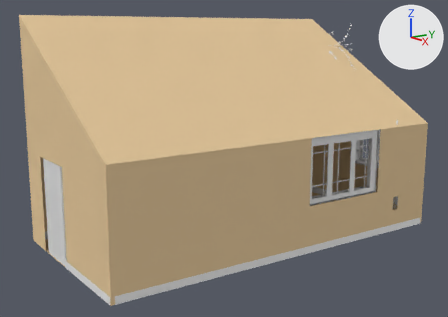
A saved change to the Blender file room.blend.
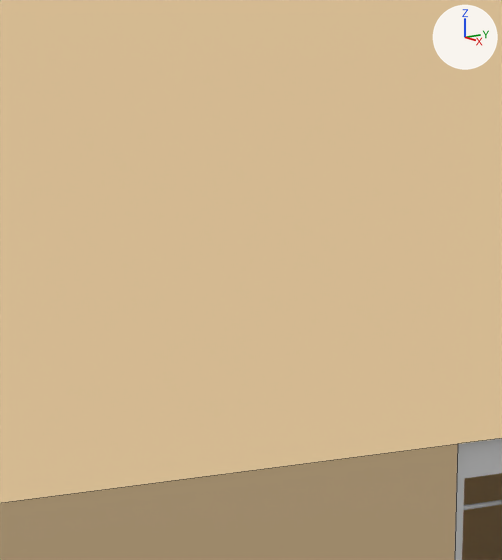
The first picture shows the older version from a camera (50 mm lens) standing at (13.76, -9.94, 5.6) and looking at (-1.77, 0.81, 1.73). The close-ups show both versions on the part from 45% to 72% of the width and 10% to 52% of the height of that picture; other places that the commit changed are outside them. The axes (+X, +Y, +Z) are drawn at upper right. The lights are the same throughout. The close-ups show mesh edges as thin lines.

Objects in the first close-up: 'Room', 'Window'.
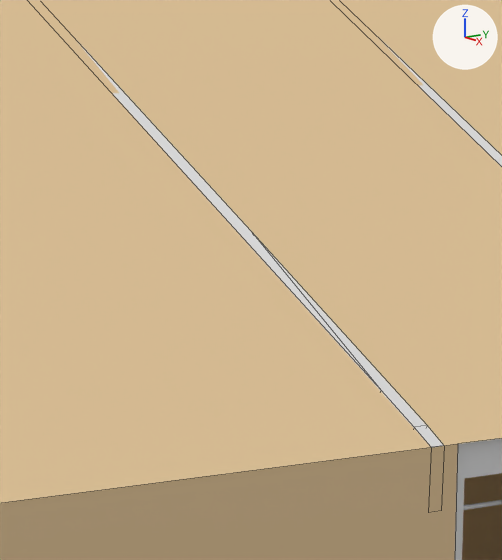
Location of each change, [x1, y1, x2, y2] in pixels of the close-ups (502 x 560 px):
'Beam.001', added: after [76, 40, 444, 447]
'Beam.000', added: after [376, 35, 502, 167]

The change, as a list of edits to the scene's bpy script:
```text
Add me_cube_007_1:
    me_cube_007_1.from_pydata(...)  # 26 vertices, 19 faces; spans x -1.01..1.0, y -1.0..1.05, z -1.0..1.0
Add ob_beam_001:
    ob_beam_001 = bpy.data.objects.new('Beam.001', me_cube_007_1)
    ob_beam_001.location = (-0.028, 0.338, 4.238)
    ob_beam_001.rotation_euler = (0.0, 0.541, 0.0)  # degrees (0, 31, 0)
    ob_beam_001.scale = (3.0, 0.05, 0.25)
Add ob_beam_000:
    ob_beam_000 = bpy.data.objects.new('Beam.000', me_cube_007_1.copy())
    ob_beam_000.location = (-0.028, 3.076, 4.238)
    ob_beam_000.rotation_euler = (0.0, 0.541, 0.0)  # degrees (0, 31, 0)
    ob_beam_000.scale = (3.0, 0.05, 0.25)
```
